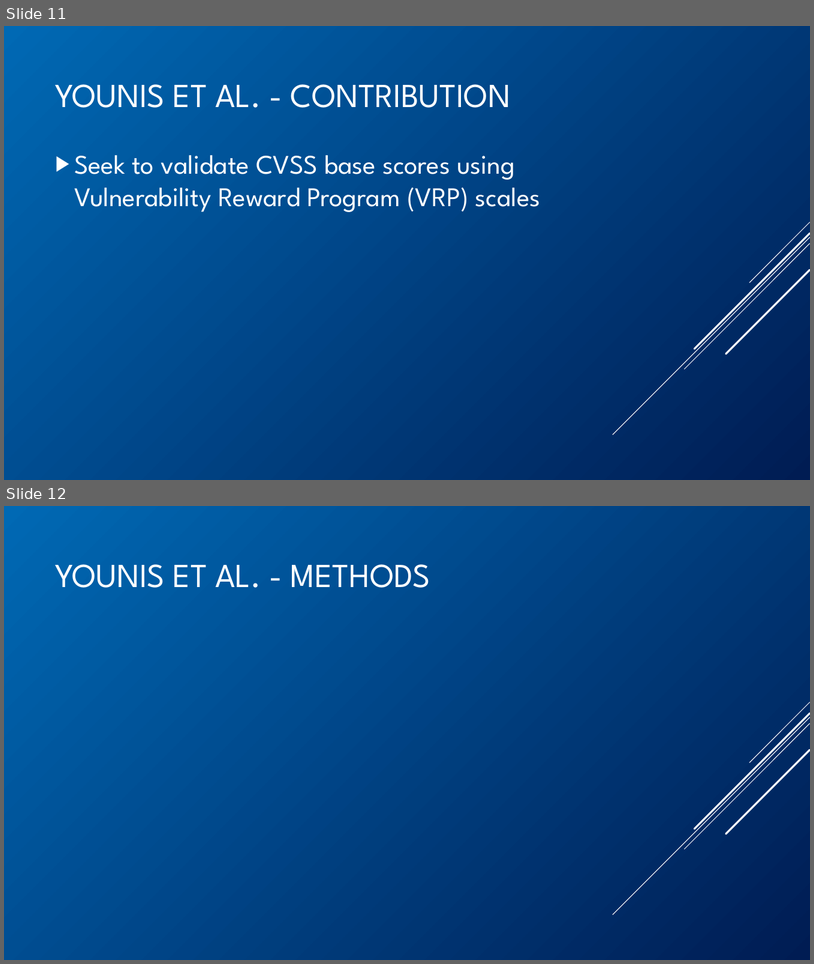
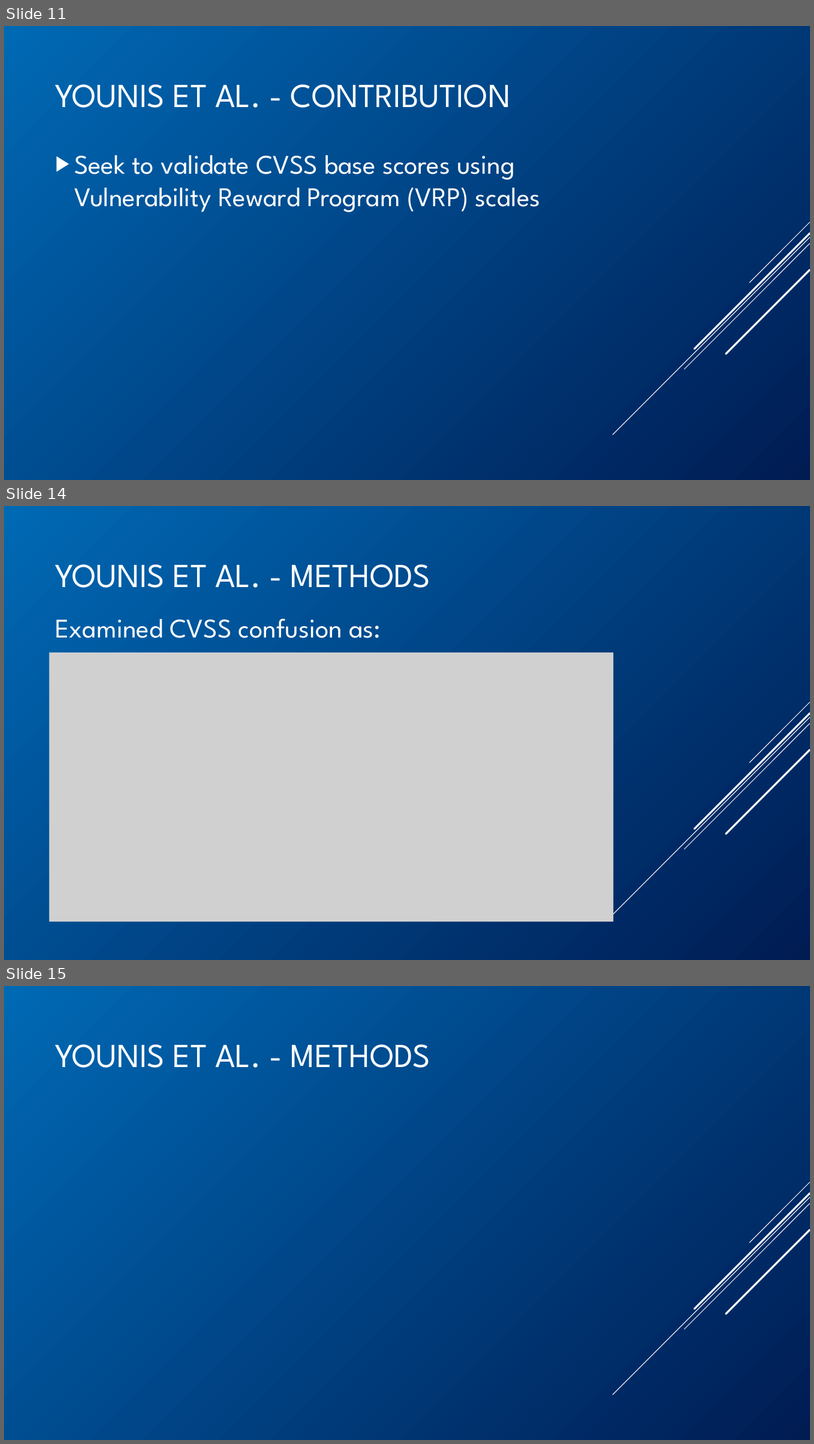
Before and after one commit to BenChurch/Winter2017, a slide deck: CISC848/BackgroundPentation/ChurchCISC848Background.pptx. Shown one above the other, each under a label of ours: slides 11 and 12 before the commit, slides 11, 14 and 15 after it; the slides between them are not shown. The pictures are 814x964 and 814x1444 pixels, drawn with LibreOffice and Linux fonts; fonts in the diff are those of the drawing; grey boxes stand for pictures. Boxes give left, top, right and bottom in pixels: in the first picture for what was removed or moved away, otherwise in the second. Text is boxed around its words. In the diff, an @@ line names an element or a change of style, - is before the commit and + after.

Commit message:
CISC 848 - Background presentation, filled Younis slides

```diff
--- a/CISC848/BackgroundPentation/ChurchCISC848Background.pptx
+++ b/CISC848/BackgroundPentation/ChurchCISC848Background.pptx
@@ slide 14 added at (4,506,810,960), background gradient #0069B4 to #001C53; not listed: 5 template elements that a slide beside it also shows @@
@@ title added at (56,564,431,588), 40 pt, text #FFFFFF @@
+YOUNIS ET AL. - METHODS
@@ text added at (56,618,381,638), 32 pt, text #FFFFFF @@
+Examined CVSS confusion as:
@@ picture added at (50,652,614,922) @@
@@ what was slide 12 is now slide 15 @@
```
Also in this commit, not shown: 2 slides changed, 5 other slides added, 2 other files.
